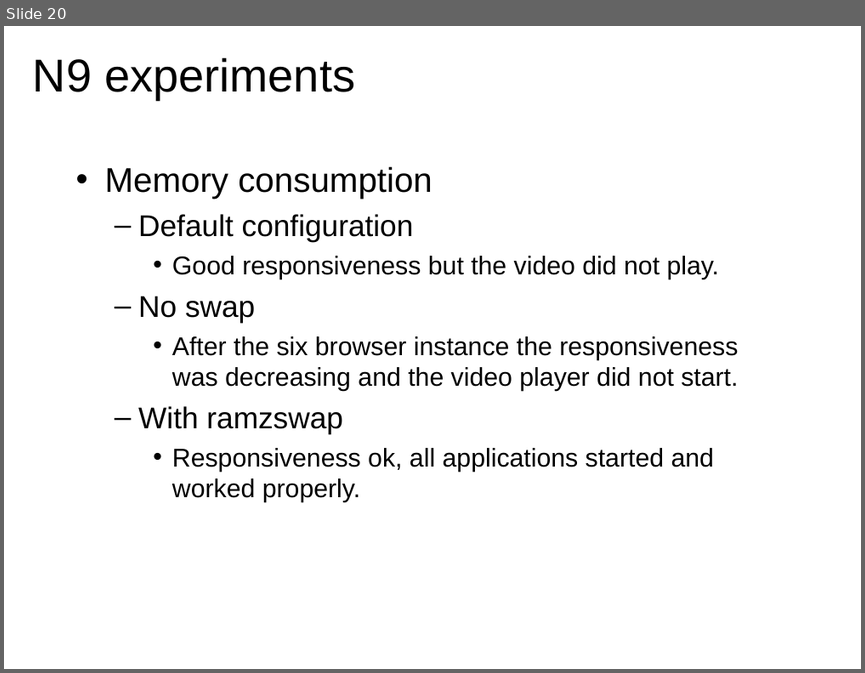
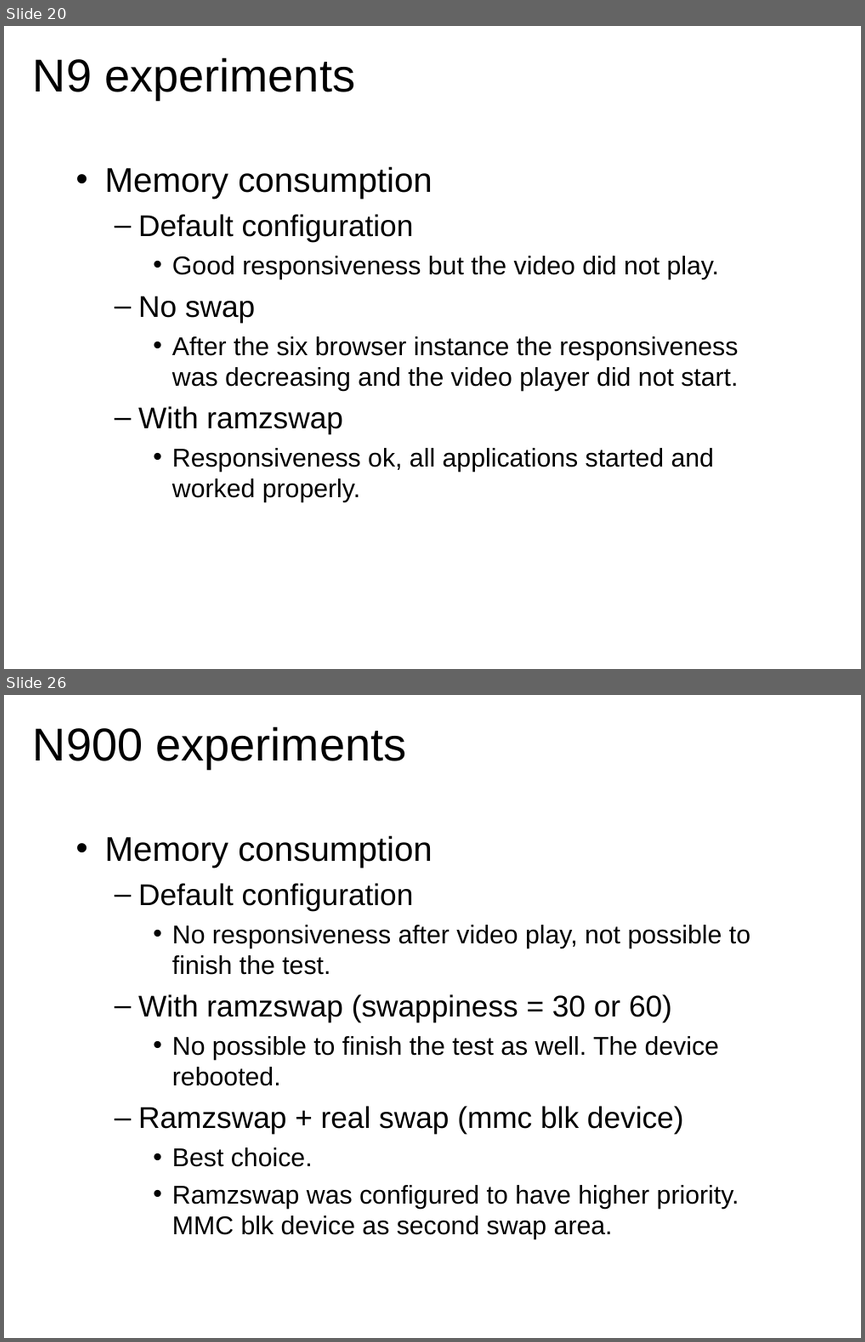
Before and after one commit to briglia/LinuxCon2011, a slide deck: linuxcon2011.odp. Shown one above the other, each under a label of ours: slide 20 before the commit, slides 20 and 26 after it; the slides between them are not shown. The pictures are 865x673 and 865x1342 pixels, drawn with LibreOffice and Linux fonts; fonts in the diff are those of the drawing. Boxes give left, top, right and bottom in pixels: in the first picture for what was removed or moved away, otherwise in the second. Text is boxed around its words. In the diff, an @@ line names an element or a change of style, - is before the commit and + after.

Commit message:
N900 experiments slides

```diff
--- a/linuxcon2011.odp
+++ b/linuxcon2011.odp
@@ slide 26 added at [4, 695, 861, 1338], background #FFFFFF @@
@@ title added at [33, 726, 406, 769], 43 pt, text #000000 @@
+N900 experiments
@@ text added at [105, 835, 750, 1240], 24 pt, text #000000 @@
+• Memory consumption
+  – Default configuration
+    • No responsiveness after video play, not possible to finish the test.
+  – With ramzswap (swappiness = 30 or 60)
+    • No possible to finish the test as well. The device rebooted.
+  – Ramzswap + real swap (mmc blk device)
+    • Best choice.
+    • Ramzswap was configured to have higher priority. MMC blk device as second swap area.
```
Also in this commit, not shown: 3 slides changed, 5 other slides added, 1 slide removed.
